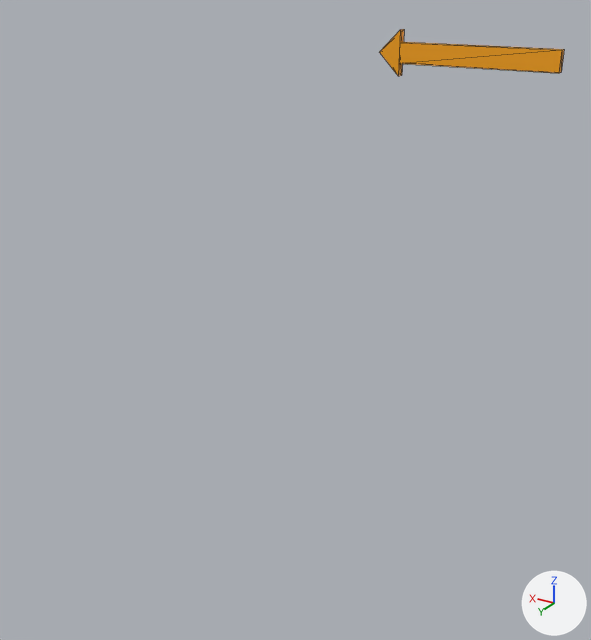
A saved change to the glTF model assets/DataModel11_3/Franz/Bar/Barkapanacak.gltf.
Both versions are drawn from a camera (50 mm lens) standing at (-0.784, 0.841, -0.467) and looking at (-0.406, 0.209, -0.782). Lighting does not change. The marker at lower right points along +X, +Y and +Z. Mesh edges are drawn as thin lines. Where no turn or scale is listed for an object, it has been applied to the vertices. Vertices at the same position are counted once.
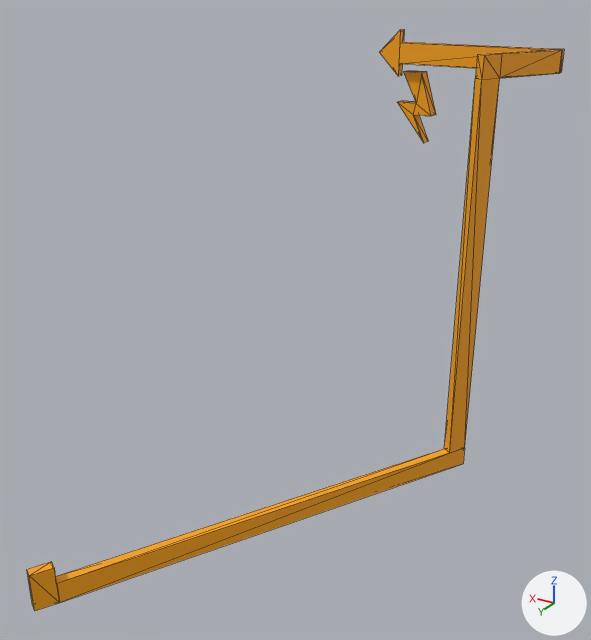
Edits to the bpy script that builds the scene:
```text
Change me_cube_067:
    used by ob_cube_072; location = (0.0, 0.0, 0.0)
    remove me_cube_067.from_pydata(...)  # 8 vertices, 12 faces; spans x -0.567..-0.389, y -0.054..-0.044, z -0.566..-0.543
    add me_cube_067.from_pydata(...)  # 12 vertices, 16 faces; spans x -0.567..-0.389, y -0.054..-0.044, z -0.566..-0.543
    me_cube_067 part 1
    10 faces are deleted
    4 vertices are added at (-0.557, -0.044, -0.543), (-0.557, -0.054, -0.543), (-0.557, -0.054, -0.566), (-0.557, -0.044, -0.566)
    14 new faces join them
Add me_plane_075:
    me_plane_075.from_pydata(...)  # 18 vertices, 32 faces; spans x -0.021..0.0222, y -0.0075..0.0075, z -0.0426..0.0353
    me_plane_075.materials.append(mat_penceresolar_008)  # orange #fda60a
Add me_cube_085:
    me_cube_085.from_pydata([(-0.288, 0.441, -0.987), (-0.528, 0.026, -0.987), (-0.28, 0.436, -0.987), (-0.52, 0.021, -0.987), (-0.288, 0.441, -1.009), (-0.528, 0.026, -1.009), (-0.28, 0.436, -1.009), (-0.52, 0.021, -1.009)], [], [(0, 1, 3), (0, 3, 2), (2, 3, 7), (2, 7, 6), (6, 7, 5), (6, 5, 4), (4, 5, 1), (4, 1, 0), (2, 6, 4), (2, 4, 0), (7, 3, 1), (7, 1, 5)])
    me_cube_085.materials.append(mat_penceresolar_008)  # orange #fda60a
Add me_cube_084:
    me_cube_084.from_pydata(...)  # 12 vertices, 14 faces; spans x -0.5682..-0.5195, y -0.0486..0.0257, z -0.5655..-0.543
    me_cube_084.materials.append(mat_penceresolar_008)  # orange #fda60a
Add me_cube_075:
    me_cube_075.from_pydata(...)  # 12 vertices, 18 faces; spans x -0.528..-0.508, y 0.021..0.045, z -0.987..-0.543
    me_cube_075.materials.append(mat_penceresolar_008)  # orange #fda60a
Add me_cube_073:
    me_cube_073.from_pydata([(-0.2772, 0.4603, -1.0092), (-0.2772, 0.4603, -0.9685), (-0.2686, 0.4553, -1.0092), (-0.2686, 0.4553, -0.9685), (-0.2885, 0.4408, -1.0092), (-0.2885, 0.4408, -0.9685), (-0.2798, 0.4358, -1.0092), (-0.2798, 0.4358, -0.9685)], [], [(0, 1, 3), (0, 3, 2), (2, 3, 7), (2, 7, 6), (6, 7, 5), (6, 5, 4), (4, 5, 1), (4, 1, 0), (2, 6, 4), (2, 4, 0), (7, 3, 1), (7, 1, 5)])
    me_cube_073.materials.append(mat_penceresolar_008)  # orange #fda60a
Add ob_simsek3_011:
    ob_simsek3_011 = bpy.data.objects.new('Simsek3.011', me_plane_075)
    ob_simsek3_011.location = (-0.406, -0.063, -0.611)
Add ob_cube_080:
    ob_cube_080 = bpy.data.objects.new('Cube.080', me_cube_085)
    ob_cube_080.location = (0.0, 0.0, 0.0)
Add ob_cube_079:
    ob_cube_079 = bpy.data.objects.new('Cube.079', me_cube_084)
    ob_cube_079.location = (0.0, 0.0, 0.0)
Add ob_cube_077:
    ob_cube_077 = bpy.data.objects.new('Cube.077', me_cube_075)
    ob_cube_077.location = (0.0, 0.0, 0.0)
Add ob_cube_075:
    ob_cube_075 = bpy.data.objects.new('Cube.075', me_cube_073)
    ob_cube_075.location = (0.0, 0.0, 0.0)
```

Location of each change, [x1, y1, x2, y2] in pixels of the pictures (591 x 640 px; the box of a moved part takes in the faces that stretch with it):
'Cube.080', added
    after: [56, 448, 465, 603]
'Cube.077', added
    after: [444, 53, 502, 452]
'Cube.079', added
    after: [499, 49, 562, 78]
'Simsek3.011', added (orange)
    after: [397, 71, 436, 143]
'Cube.075', added
    after: [27, 561, 59, 611]
part 1 of me_cube_067, moved or reshaped
    before: [399, 42, 564, 73]
    after: [399, 42, 564, 68]
